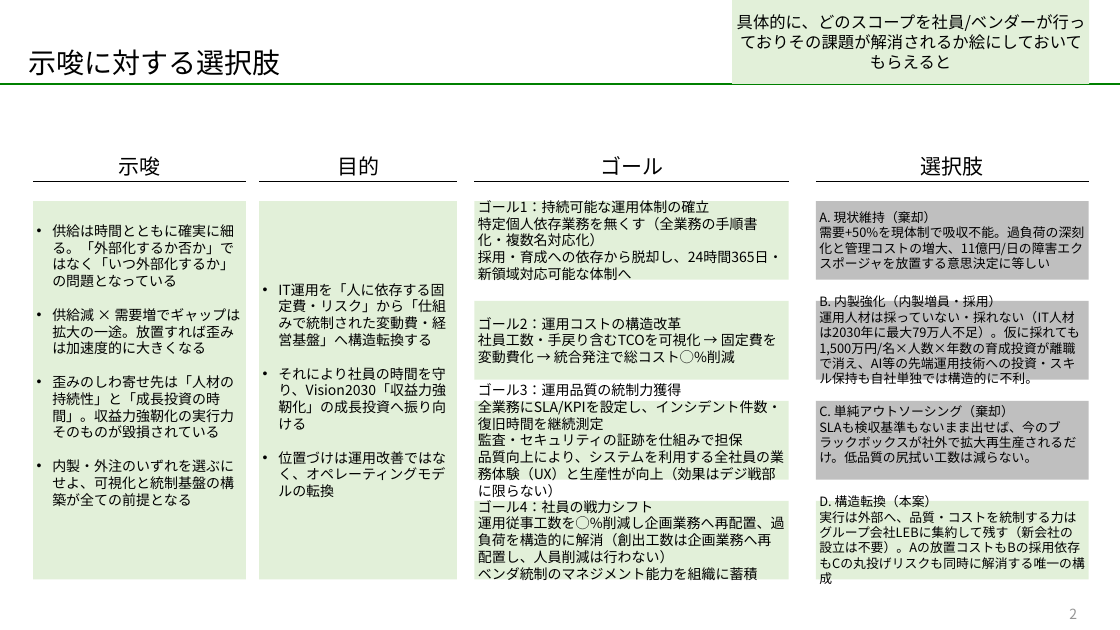
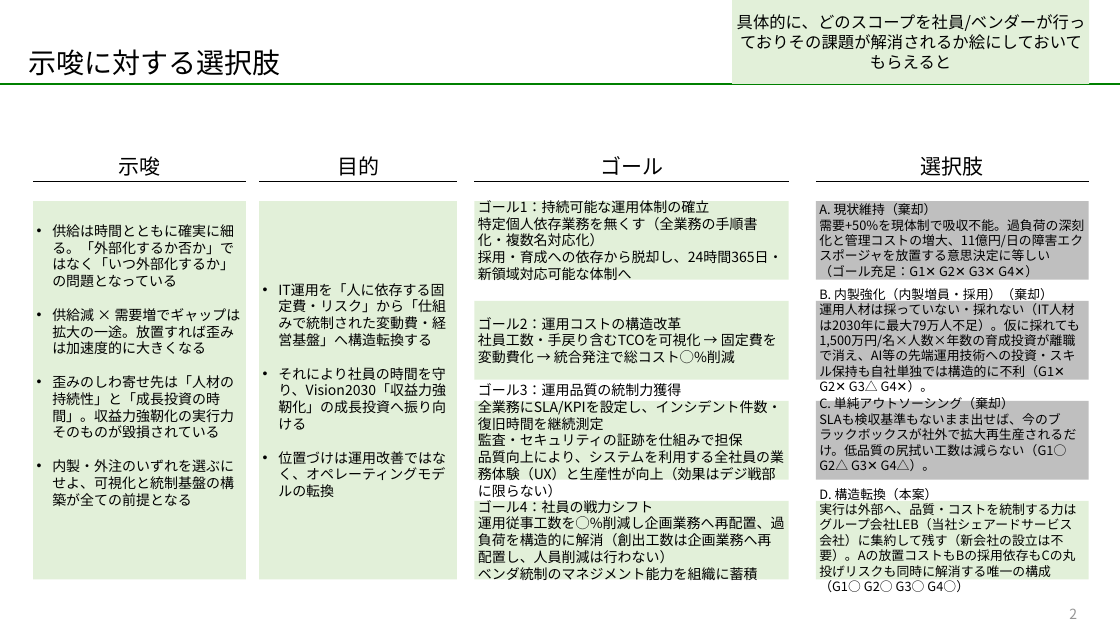
Before and after one commit to tk-tus2-cloud/free_creative, a slide deck: slide 2 of docs/BPO検討_経営上程版.pptx. Drawn at 1120x630 pixels with LibreOffice and Linux fonts; fonts in the diff are those of the drawing; background and template pictures are left out. Boxes give left, top, right and bottom in pixels: in the first picture for what was removed or moved away, otherwise in the second. Text is boxed around its words. In the diff, an @@ line names an element or a change of style, - is before the commit and + after.

```diff
--- a/docs/BPO検討_経営上程版.pptx
+++ b/docs/BPO検討_経営上程版.pptx
@@ text in rectangle at (x1=819, y1=219, x2=1084, y2=277): text changed @@
-需要+50%を現体制で吸収不能。過負荷の深刻化と管理コストの増大、11億円/日の障害エクスポージャを放置する意思決定に等しい
+需要+50%を現体制で吸収不能。過負荷の深刻化と管理コストの増大、11億円/日の障害エクスポージャを放置する意思決定に等しい（ゴール充足：G1✕ G2✕ G3✕ G4✕）
@@ text in rectangle at (x1=819, y1=288, x2=1080, y2=391): text changed @@
-B. 内製強化（内製増員・採用）
-運用人材は採っていない・採れない（IT人材は2030年に最大79万人不足）。仮に採れても1,500万円/名×人数×年数の育成投資が離職で消え、AI等の先端運用技術への投資・スキル保持も自社単独では構造的に不利。
+B. 内製強化（内製増員・採用）（棄却）
+運用人材は採っていない・採れない（IT人材は2030年に最大79万人不足）。仮に採れても1,500万円/名×人数×年数の育成投資が離職で消え、AI等の先端運用技術への投資・スキル保持も自社単独では構造的に不利（G1✕ G2✕ G3△ G4✕）。
@@ text in rectangle at (x1=819, y1=413, x2=1076, y2=471): text changed @@
-SLAも検収基準もないまま出せば、今のブラックボックスが社外で拡大再生産されるだけ。低品質の尻拭い工数は減らない。
+SLAも検収基準もないまま出せば、今のブラックボックスが社外で拡大再生産されるだけ。低品質の尻拭い工数は減らない（G1○ G2△ G3✕ G4△）。
@@ text in rectangle at (x1=819, y1=503, x2=1076, y2=592): text changed @@
-実行は外部へ、品質・コストを統制する力はグループ会社LEBに集約して残す（新会社の設立は不要）。Aの放置コストもBの採用依存もCの丸投げリスクも同時に解消する唯一の構成
+実行は外部へ、品質・コストを統制する力はグループ会社LEB（当社シェアードサービス会社）に集約して残す（新会社の設立は不要）。Aの放置コストもBの採用依存もCの丸投げリスクも同時に解消する唯一の構成（G1○ G2○ G3○ G4○）
```
Also in this commit, not shown: 2 other slides changed, 3 slides added.
